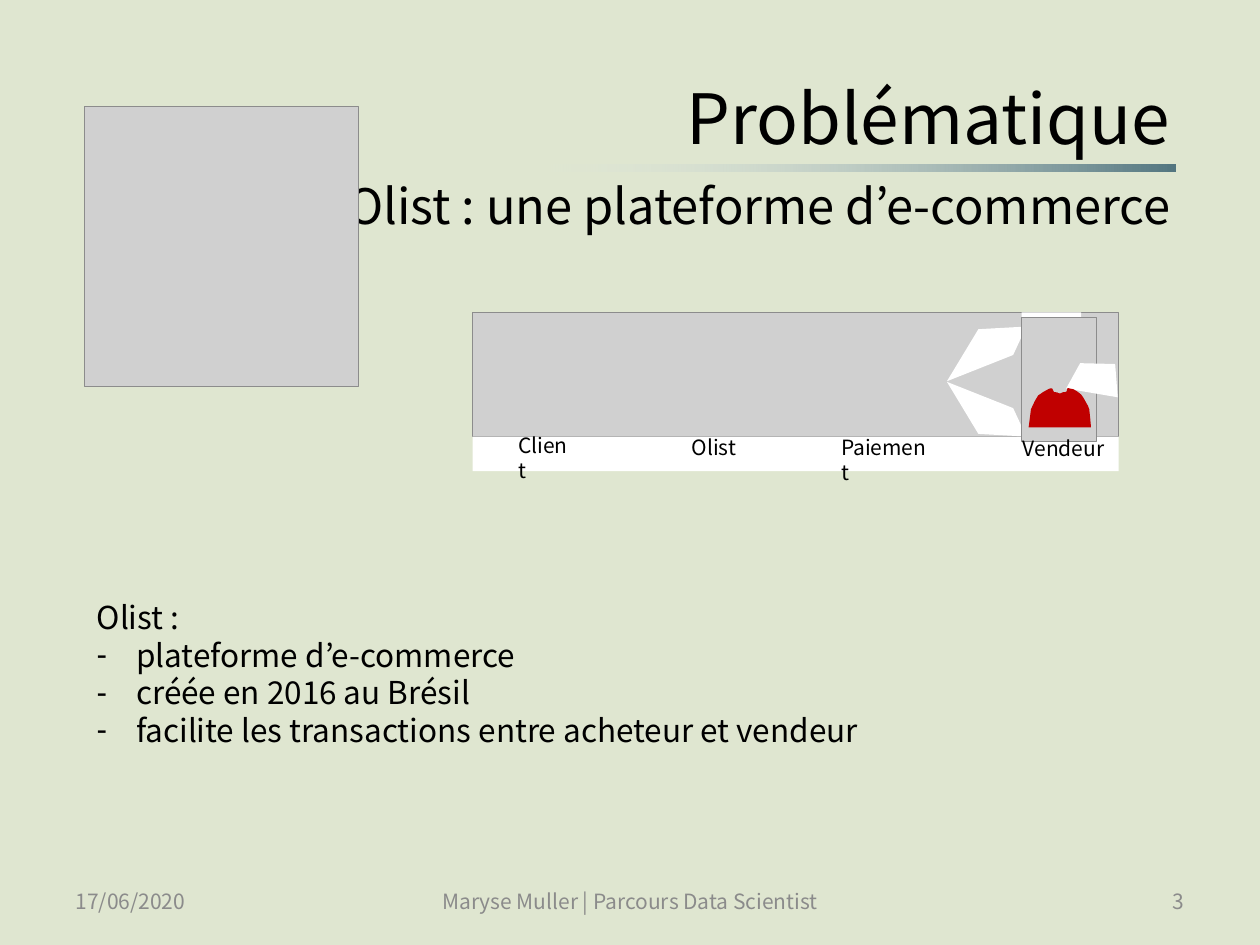
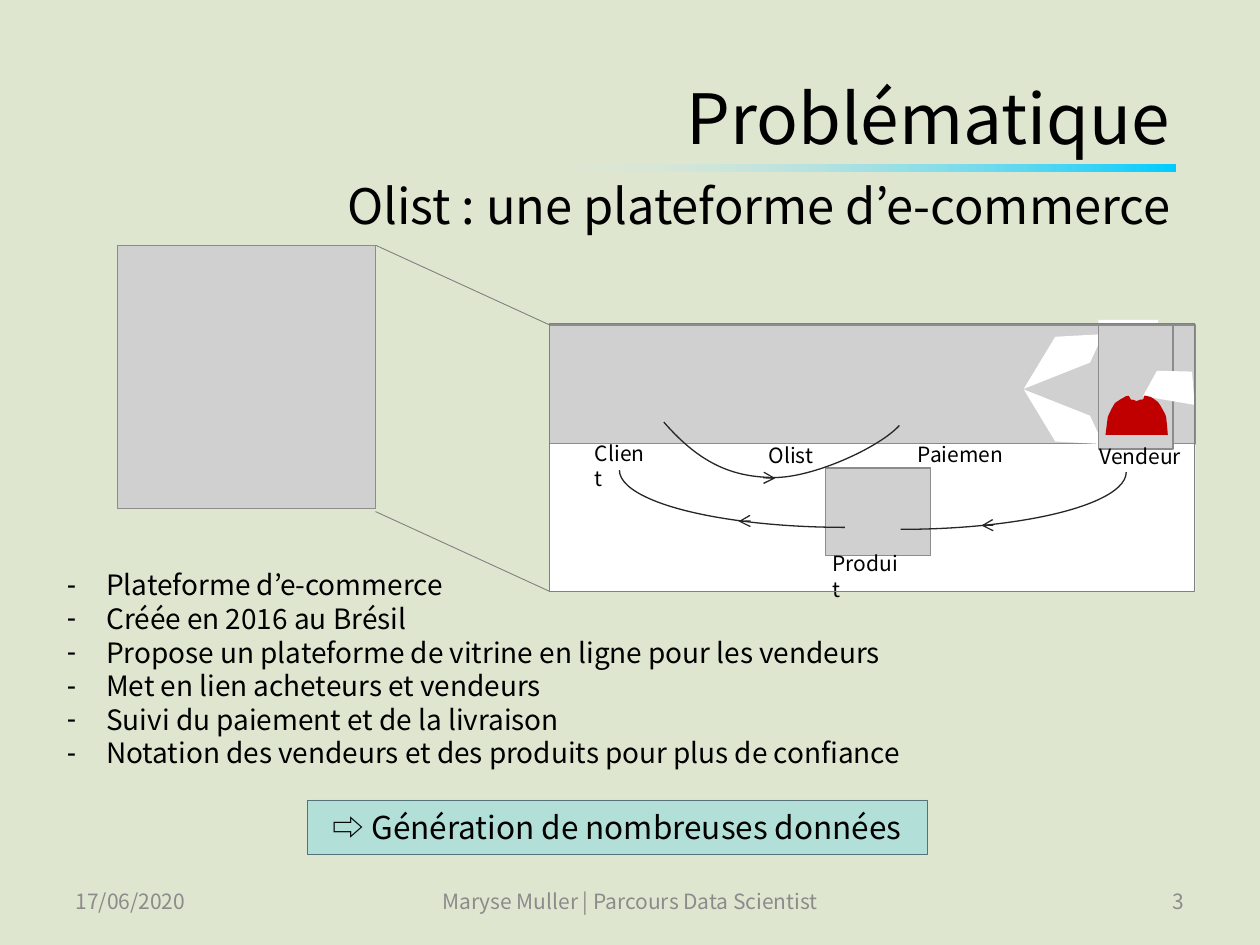
Before and after one commit to SmellyArmure/OC_DS_Project5, a slide deck: slide 3 of PRESENTATION/Projet5.pptx. Drawn at 1260x945 pixels with LibreOffice and Linux fonts; fonts in the diff are those of the drawing; grey boxes stand for pictures. Boxes give left, top, right and bottom in pixels: in the first picture for what was removed or moved away, otherwise in the second. Text is boxed around its words. In the diff, an @@ line names an element or a change of style, - is before the commit and + after.

Commit message:
Avancé dans la présentation : problématique, données (extraction)

```diff
--- a/PRESENTATION/Projet5.pptx
+++ b/PRESENTATION/Projet5.pptx
@@ rectangle at box(527, 165, 1176, 171): fill gradient #537680 to #E6EDF0 to gradient #00CCFF to #E6EDF0 @@
@@ picture: place and size @@
-picture at box(84, 107, 359, 387)
+picture at box(117, 246, 375, 509)
@@ picture: place and size @@
-picture at box(472, 312, 1119, 436)
+picture at box(549, 325, 1196, 445)
@@ group added at box(375, 246, 1194, 591): 3 arrows, 2 arc (boxed as its full ellipse)s, 2 lines, 1 picture, 1 text, 1 freeform shape, 1 rectangle @@
+Produit
@@ 2 texts, 2 freeform shapes, 1 rectangle: place and size @@
-2 texts, 2 freeform shapes, 1 rectangle at box(692, 312, 1090, 466)
+2 texts, 2 freeform shapes, 1 rectangle at box(769, 320, 1167, 474)
@@ 2 texts, 2 freeform shapes, 1 picture, 1 rectangle: place and size @@
-2 texts, 2 freeform shapes, 1 picture, 1 rectangle at box(505, 318, 1118, 464)
+2 texts, 2 freeform shapes, 1 picture, 1 rectangle at box(582, 325, 1194, 471)
@@ rectangle: place and size @@
-rectangle at box(472, 436, 1119, 471)
+rectangle at box(549, 444, 1196, 591)
@@ text at box(106, 572, 900, 770): text changed; size 18 to 16 pt @@
-Olist :
-– plateforme d’e-commerce
-– créée en 2016 au Brésil
-– facilite les transactions entre acheteur et vendeur
+– Plateforme d’e-commerce
+– Créée en 2016 au Brésil
+– Propose un plateforme de vitrine en ligne pour les vendeurs
+– Met en lien acheteurs et vendeurs
+– Suivi du paiement et de la livraison
+– Notation des vendeurs et des produits pour plus de confiance
@@ rectangle added at box(307, 800, 927, 854), fill #00CCFF at 20% opacity, outline #57727A 0.5 pt, 18 pt, text #000000 @@
+⇨ Génération de nombreuses données
```
Also in this commit, not shown: 10 other slides changed, 13 slides added, 3 other files.
